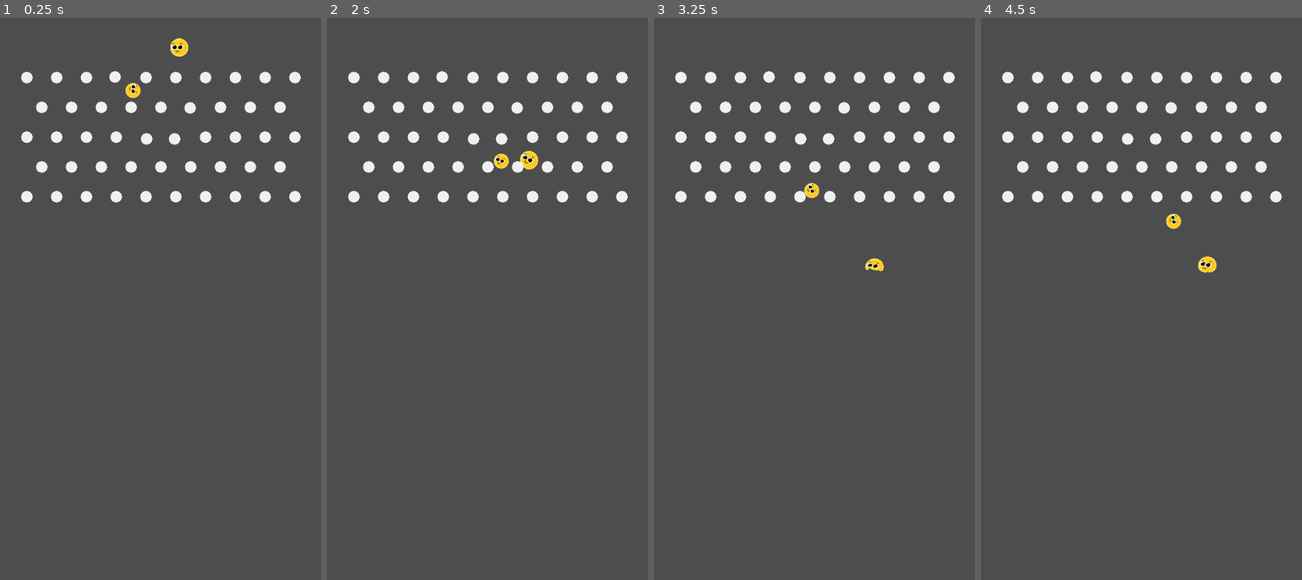
Above: before the commit, frames 1-4 (left to right).
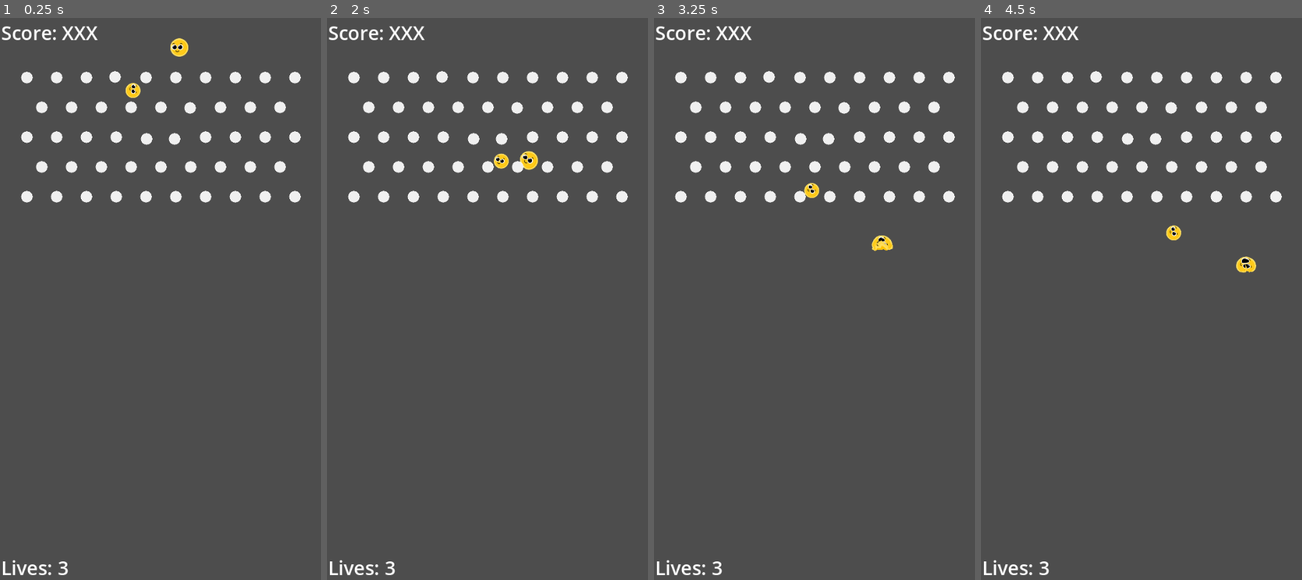
Above: after the commit, the same moments.

Repository: Khryptic/Team-Horseradish
Game: Godot game, scene res://scenes/main_scene.tscn
Same seed, same stepped clock (60 frames per second), same inputs: the game is played once before the commit and once after it.
Inputs (mouse positions are in pixels of both pictures, inside the frame that each line leads up to):
- Up to frame 1 (0.25 s): no input
- Up to frame 2 (2 s): tap Enter (ui_accept) at 0.5, 0.77, 1.52 s; move the mouse to (558, 276) at 0.52 s; hold Right (ui_right) from 0.53 s (still down); click (558, 276) at 0.67 s; move the mouse to (423, 332) at 1.27 s
- Up to frame 3 (3.25 s): move the mouse to (846, 175) at 2.02 s; release Right (ui_right) at 2.03 s; hold Left (ui_left) 2.03-2.78 s; move the mouse to (798, 417) at 2.77 s; hold Right (ui_right) from 2.78 s (still down); click (798, 417) at 2.92 s; tap Enter (ui_accept) at 3.02 s
- Up to frame 4 (4.5 s): move the mouse to (1237, 388) at 3.52 s; tap Enter (ui_accept) at 3.77 s; move the mouse to (1045, 220) at 4.27 s; release Right (ui_right) at 4.28 s; hold Left (ui_left) from 4.28 s (still down)

The runs differ from the first frame. In frame 1, 0.5% of the frame differs, in the area x 0-31%, y 1-100%; in frame 2, 0.6%; in frame 3, 0.8%; in frame 4, 1.0%, in the area x 0-86%, y 1-100%.

Commit message:
Added UI score and lives

Diff:
--- a/project.godot
+++ b/project.godot
@@ -15,6 +15,11 @@
 config/features=PackedStringArray("4.3", "Mobile")
 config/icon="res://icon.svg"
 
+[autoload]
+
+ScoreManager="*res://scripts/autoloads/score_manager.gd"
+GameManager="*res://scripts/autoloads/game_manager.gd"
+
 [display]
 
 window/size/viewport_width=540
--- a/scenes/main_scene.tscn
+++ b/scenes/main_scene.tscn
@@ -1,8 +1,10 @@
-[gd_scene load_steps=5 format=3 uid="uid://c6usj5s4g5bdm"]
+[gd_scene load_steps=7 format=3 uid="uid://c6usj5s4g5bdm"]
 
 [ext_resource type="PackedScene" uid="uid://b4r8scy3ax4gh" path="res://scenes/peg.tscn" id="1_28fwh"]
 [ext_resource type="PackedScene" uid="uid://bwi5qc03k5ayp" path="res://scenes/ball.tscn" id="2_t2uvm"]
 [ext_resource type="PackedScene" uid="uid://dgbmfdltn82fg" path="res://scenes/bounce_ball.tscn" id="3_j3r7q"]
+[ext_resource type="Script" path="res://scripts/score_label.gd" id="4_6jsyi"]
+[ext_resource type="Script" path="res://scripts/lives_label.gd" id="5_8hi1r"]
 
 [sub_resource type="RectangleShape2D" id="RectangleShape2D_7dd0l"]
 size = Vector2(18, 1099)
@@ -193,3 +195,23 @@
 [node name="CollisionShape2D" type="CollisionShape2D" parent="RigidBody2D"]
 position = Vector2(552, 461)
 shape = SubResource("RectangleShape2D_7dd0l")
+
+[node name="CanvasLayer" type="CanvasLayer" parent="."]
+
+[node name="ScoreLabel" type="Label" parent="CanvasLayer"]
+offset_left = 2.0
+offset_top = 2.0
+offset_right = 164.0
+offset_bottom = 47.0
+theme_override_font_sizes/font_size = 32
+text = "Score: XXX"
+script = ExtResource("4_6jsyi")
+
+[node name="LivesLabel" type="Label" parent="CanvasLayer"]
+offset_left = 2.0
+offset_top = 900.0
+offset_right = 164.0
+offset_bottom = 945.0
+theme_override_font_sizes/font_size = 32
+text = "Lives: 3"
+script = ExtResource("5_8hi1r")
--- a/scenes/peg.tscn
+++ b/scenes/peg.tscn
@@ -1,8 +1,11 @@
-[gd_scene load_steps=3 format=3 uid="uid://b4r8scy3ax4gh"]
+[gd_scene load_steps=5 format=3 uid="uid://b4r8scy3ax4gh"]
 
 [ext_resource type="Texture2D" uid="uid://dykxrufmhp6v1" path="res://assets/peg.png" id="1_qik34"]
+[ext_resource type="Script" path="res://scripts/peg_sensor.gd" id="2_5mbo7"]
 
 [sub_resource type="CircleShape2D" id="CircleShape2D_v7ta1"]
+
+[sub_resource type="CircleShape2D" id="CircleShape2D_spoja"]
 
 [node name="StaticBody2D" type="StaticBody2D"]
 
@@ -12,3 +15,12 @@
 
 [node name="CollisionShape2D" type="CollisionShape2D" parent="."]
 shape = SubResource("CircleShape2D_v7ta1")
+
+[node name="peg_sensor" type="Area2D" parent="."]
+script = ExtResource("2_5mbo7")
+
+[node name="CollisionShape2D" type="CollisionShape2D" parent="peg_sensor"]
+scale = Vector2(1.11784, 1.11784)
+shape = SubResource("CircleShape2D_spoja")
+
+[connection signal="area_entered" from="peg_sensor" to="peg_sensor" method="_on_area_entered"]
--- /dev/null
+++ b/scripts/autoloads/game_manager.gd
@@ -0,0 +1,18 @@
+extends Node
+
+signal lives_changed(new_lives)
+
+var lives: int = 3
+
+# Called when the node enters the scene tree for the first time.
+func _ready() -> void:
+	pass # Replace with function body.
+
+
+# Called every frame. 'delta' is the elapsed time since the previous frame.
+func _process(delta: float) -> void:
+	pass
+
+func lose_life():
+	lives -= 1
+	emit_signal("lives_changed", lives)
--- /dev/null
+++ b/scripts/autoloads/score_manager.gd
@@ -0,0 +1,19 @@
+extends Node
+
+signal score_updated(new_score)
+
+var score: int = 0;
+
+
+# Called when the node enters the scene tree for the first time.
+func _ready() -> void:
+	pass # Replace with function body.
+
+
+# Called every frame. 'delta' is the elapsed time since the previous frame.
+func _process(delta: float) -> void:
+	pass
+
+func add_points(amount: int):
+	score += amount
+	emit_signal("score_updated", score)
--- /dev/null
+++ b/scripts/lives_label.gd
@@ -0,0 +1,15 @@
+extends Label
+
+
+# Called when the node enters the scene tree for the first time.
+func _ready() -> void:
+	GameManager.lives_changed.connect(_on_lives_changed)
+
+
+
+# Called every frame. 'delta' is the elapsed time since the previous frame.
+func _process(delta: float) -> void:
+	pass
+
+func _on_lives_changed(lives: int):
+	text = "Lives: " + str(lives)
--- /dev/null
+++ b/scripts/peg_sensor.gd
@@ -0,0 +1,16 @@
+extends Area2D
+
+
+# Called when the node enters the scene tree for the first time.
+func _ready() -> void:
+	pass # Replace with function body.
+
+
+# Called every frame. 'delta' is the elapsed time since the previous frame.
+func _process(delta: float) -> void:
+	pass
+
+
+func _on_area_entered(area: Area2D) -> void:
+	if area.is_in_group("ball"):
+		ScoreManager.add_points(1)
--- /dev/null
+++ b/scripts/score_label.gd
@@ -0,0 +1,15 @@
+extends Label
+
+
+# Called when the node enters the scene tree for the first time.
+func _ready() -> void:
+	ScoreManager.score_updated.connect(_on_score_updated)
+
+
+
+# Called every frame. 'delta' is the elapsed time since the previous frame.
+func _process(delta: float) -> void:
+	pass
+
+func _on_score_updated(score: int):
+	text = "Score" + str(score)
